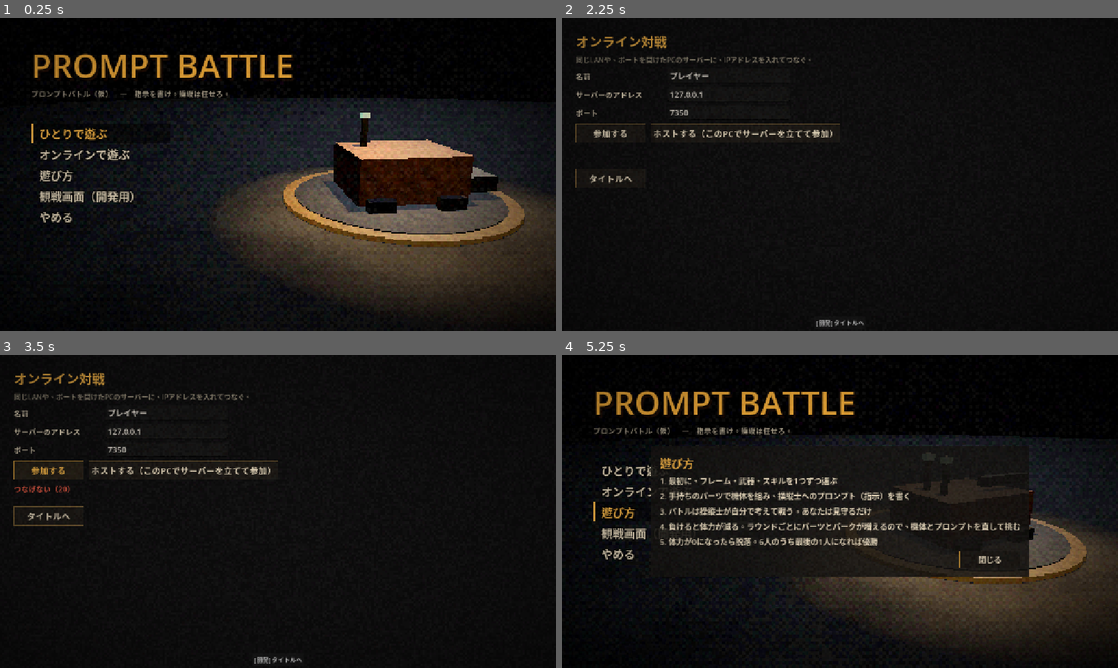
Above: before the commit, frames 1-4 (two rows, left to right).
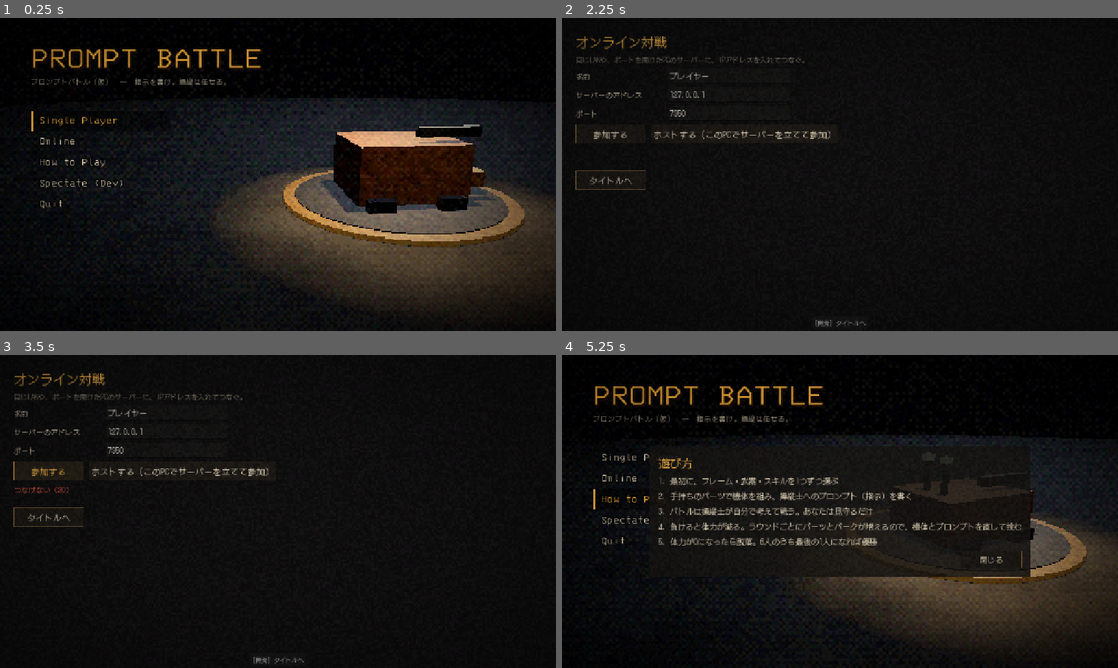
Above: after the commit, the same moments.

Repository: alhtgm/prompt-battle
Game: Godot game, scene res://view/main.tscn
The game is run twice, just before and just after one commit, with the same random seed, the same clock (stepped at 60 frames per second) and the same inputs.
Inputs:
- Up to frame 1 (0.25 s): no input
- Up to frame 2 (2.25 s): click "ひとりで遊ぶ" (after the commit: "Single Player") at 0.5 s; click "[開発] タイトルへ" at 1.25 s; click "オンラインで遊ぶ" (after the commit: "Online") at 2 s
- Up to frame 3 (3.5 s): click "参加する" at 2.75 s
- Up to frame 4 (5.25 s): click "ホストする（このPCでサーバーを立てて参加）" at 3.5 s; click "タイトルへ" at 4.25 s; click "遊び方" (after the commit: "How to Play") at 5 s

The runs differ from the first frame. In frame 1, 6.8% of the frame differs, in the area x 5-91%, y 10-66%; in frame 2, 1.9%; in frame 3, 2.1%; in frame 4, 7.3%, in the area x 5-85%, y 10-71%.

Commit message:
ui調整

Diff:
--- a/project.godot
+++ b/project.godot
@@ -18,3 +18,7 @@
 
 renderer/rendering_method="gl_compatibility"
 renderer/rendering_method.mobile="gl_compatibility"
+
+[gui]
+
+theme/custom_font="res://assets/fonts/DotGothic16-Regular.ttf"
--- a/view/draft/draft_screen.gd
+++ b/view/draft/draft_screen.gd
@@ -26,7 +26,7 @@
 	title.size_flags_horizontal = Control.SIZE_EXPAND_FILL
 	back_button = add_button("タイトルへ戻る", back_to_title, head)
 	back_button.size_flags_vertical = Control.SIZE_SHRINK_CENTER
-	add_label("フレーム・武器・スキルから1つずつ選ぶ。見出しに合わせるとその種類が開き、◀▶（←→キー）で真ん中に来たものが選ばれる。候補は全員同じ。", 15, COL_DIM)
+	add_label("フレーム・武器・スキルから1つずつ選ぶ（候補は全員同じ）", 15, COL_DIM)
 	var cols: Array[VBoxContainer] = add_columns(1.25)
 	var left: VBoxContainer = cols[0]
 	left.add_theme_constant_override("separation", 6)
@@ -57,6 +57,7 @@
 	build_preview.setup(main.data)
 	activate(GameData.KINDS[0], false)
 	_refresh()
+	add_key_guide([[["←", "→"], "選ぶ"], [["↑", "↓"], "種類"]])
 
 
 ## kind の段だけを開き、ほかは見出しの文字だけにする（animate なら少しずつ開閉する）
--- a/view/draft/loot_screen.gd
+++ b/view/draft/loot_screen.gd
@@ -46,7 +46,7 @@
 	var head := add_row()
 	head.alignment = BoxContainer.ALIGNMENT_CENTER
 	add_label("パークを1つ選ぶ", 20, COL_ACCENT, head).autowrap_mode = TextServer.AUTOWRAP_OFF
-	var hint: Label = add_label("試合の間ずっと効き、同じものは重なる。押して選び（1・2・3 キーでも）、決定で確定", 15, COL_DIM, head)
+	var hint: Label = add_label("試合の間ずっと効き、同じものは重なる", 15, COL_DIM, head)
 	hint.size_flags_vertical = Control.SIZE_SHRINK_CENTER
 	hint.autowrap_mode = TextServer.AUTOWRAP_OFF  # 横並びの中で折り返すと幅が0になり、縦書きのように伸びる
 	var perk_row := HBoxContainer.new()
@@ -76,6 +76,12 @@
 		for id: String in me().perks:
 			names.append(main.data.get_perk(id).name)
 		add_label("取ったパーク：" + "、".join(names), 15, COL_DIM).horizontal_alignment = HORIZONTAL_ALIGNMENT_CENTER
+	# パークのカードの番号キー（カードが3枚なら 1・2・3）
+	var keys: Array[String] = []
+	for i: int in perk_cards.size():
+		keys.append(str(i + 1))
+	if not keys.is_empty():
+		add_key_guide([[keys, "パークを選ぶ"]])
 	# 吹き出しは並びの外に置き、画面の並びに押されないようにする
 	tooltip = PartTooltip.new()
 	add_child(tooltip)
--- a/view/garage/garage_screen.gd
+++ b/view/garage/garage_screen.gd
@@ -8,6 +8,7 @@
 const FuseBar := preload("res://view/fuse_bar.gd")
 const PartCarousel := preload("res://view/draft/part_carousel.gd")
 const PartDetail := preload("res://view/draft/part_detail.gd")
+const SortieButton := preload("res://view/garage/sortie_button.gd")
 
 ## 押すとプロンプト欄に入る例（[ボタンの名前, プロンプト]）
 const PROMPT_EXAMPLES: Array = [
@@ -36,6 +37,8 @@
 ## 段を並べる場所（フレームを替えて枠の数が変わったら並べ直す）
 var _sections: VBoxContainer
 var _prompt: TextEdit
+## カーソルの点滅の時刻（打つたびに 0 に戻す）
+var _blink_t: float = 0.0
 var _counter: Label
 var _brain: Label
 var _slots: Label
@@ -78,9 +81,6 @@
 	var guide := HBoxContainer.new()
 	guide.add_theme_constant_override("separation", 12)
 	left.add_child(guide)
-	var how: Label = add_label("見出しで段を開き、◀▶（←→キー）で真ん中のものを付ける", 15, COL_DIM, guide)
-	how.autowrap_mode = TextServer.AUTOWRAP_OFF
-	how.size_flags_horizontal = Control.SIZE_EXPAND_FILL
 	for np: Variant in p.new_parts:
 		new_tags[np.uid] = "NEW"
 	_sections = VBoxContainer.new()
@@ -88,12 +88,13 @@
 	left.add_child(_sections)
 	_slots = add_label("", 15, COL_DIM, guide)
 	_slots.autowrap_mode = TextServer.AUTOWRAP_OFF
+	_slots.size_flags_horizontal = Control.SIZE_EXPAND_FILL
 
 	# 右：残り時間、プロンプト、出撃、体力の一覧
 	# 1画面に収めるため、説明は短くまとめ、エラーは出撃ボタンの横、体力は2列に並べる
 	_brain = add_label("", 15, COL_DIM, right)
 	add_label("操縦士へのプロンプト", 22, COL_ACCENT, right)
-	add_label("押すと例が入る。時間切れになると前の機体で出撃", 14, COL_DIM, right)
+	add_label("時間切れになると前の機体で出撃", 14, COL_DIM, right)
 	var examples := HFlowContainer.new()
 	examples.add_theme_constant_override("h_separation", 6)
 	examples.add_theme_constant_override("v_separation", 6)
@@ -104,18 +105,15 @@
 		b.tooltip_text = ex[1]
 		b.pressed.connect(set_prompt.bind(ex[1]))
 		examples.add_child(b)
-	_prompt = TextEdit.new()
-	_prompt.custom_minimum_size = Vector2(0, 80)
-	_prompt.wrap_mode = TextEdit.LINE_WRAPPING_BOUNDARY
-	_prompt.add_theme_font_size_override("font_size", 18)
-	_prompt.text = p.prompt
-	_prompt.text_changed.connect(_update_info)
-	right.add_child(_prompt)
+	right.add_child(_make_terminal(p.prompt))
 	# 出撃ボタン・文字数・エラーを1行に並べる
 	var go := HBoxContainer.new()
 	go.add_theme_constant_override("separation", 12)
 	right.add_child(go)
-	add_button("出撃", confirm, go)
+	var sortie := SortieButton.new()
+	sortie.text = "出撃"
+	sortie.pressed.connect(confirm)
+	go.add_child(sortie)
 	_counter = add_label("", 15, COL_DIM, go)
 	_counter.autowrap_mode = TextServer.AUTOWRAP_OFF
 	_counter.size_flags_vertical = Control.SIZE_SHRINK_CENTER
@@ -137,9 +135,14 @@
 	box.add_child(_stats)
 	_build_sections()  # 段の動きはプロンプト欄ができてから（↑↓←→の取り合いを判断するため）
 	_update_info()
+	# キーはプロンプト欄の外にいるときだけ効く
+	add_key_guide([[["←", "→"], "付ける"], [["↑", "↓"], "段"]])
 
 
 func _process(delta: float) -> void:
+	_blink_t += delta
+	if _prompt != null:
+		_prompt.queue_redraw()  # カーソルを点滅させる
 	if _brain != null and main.session != null:
 		fuse.update(session().phase_time_left, delta)
 		_brain.text = main.agents.brain_status_text()
@@ -387,6 +390,86 @@
 		get_viewport().set_input_as_handled()
 
 
+## プロンプト欄を端末のコマンド入力風に作る：黒い下地、先頭に「操縦士> 」、点滅する四角いカーソル
+func _make_terminal(text: String) -> PanelContainer:
+	var term := PanelContainer.new()
+	term.custom_minimum_size = Vector2(0, 80)
+	var bg := StyleBoxFlat.new()
+	bg.bg_color = Look.TERM_BG
+	bg.border_color = Look.TERM_BORDER
+	bg.set_border_width_all(1)
+	bg.set_content_margin_all(8)
+	term.add_theme_stylebox_override("panel", bg)
+	var row := HBoxContainer.new()
+	row.add_theme_constant_override("separation", 0)
+	term.add_child(row)
+	var head := Label.new()
+	head.text = "操縦士> "
+	head.size_flags_vertical = Control.SIZE_SHRINK_BEGIN
+	head.add_theme_font_size_override("font_size", Look.TERM_FONT)
+	head.add_theme_color_override("font_color", Look.TERM_PROMPT)
+	head.mouse_filter = Control.MOUSE_FILTER_PASS
+	var head_box := MarginContainer.new()
+	head_box.add_theme_constant_override("margin_top", Look.TERM_HEAD_DROP)
+	head_box.size_flags_vertical = Control.SIZE_SHRINK_BEGIN
+	head_box.mouse_filter = Control.MOUSE_FILTER_PASS
+	head_box.add_child(head)
+	row.add_child(head_box)
+	_prompt = TextEdit.new()
+	_prompt.size_flags_horizontal = Control.SIZE_EXPAND_FILL
+	_prompt.wrap_mode = TextEdit.LINE_WRAPPING_BOUNDARY
+	_prompt.add_theme_font_size_override("font_size", Look.TERM_FONT)
+	_prompt.add_theme_color_override("font_color", Look.TERM_TEXT)
+	_prompt.add_theme_color_override("caret_color", Color(0, 0, 0, 0))  # カーソルは _draw_caret() で描く
+	# 欄の下地と枠は外側（term）が持つので、入力そのものは透明にする。行の頭を「操縦士> 」の文字にそろえる
+	var none := StyleBoxEmpty.new()
+	for state: String in ["normal", "focus", "read_only"]:
+		_prompt.add_theme_stylebox_override(state, none)
+	_prompt.text = text
+	_prompt.text_changed.connect(_update_info)
+	# 書いている間は枠を明るくする
+	_prompt.focus_entered.connect(func() -> void: bg.border_color = Look.TERM_BORDER_FOCUS)
+	_prompt.focus_exited.connect(func() -> void: bg.border_color = Look.TERM_BORDER)
+	_prompt.draw.connect(_draw_caret)
+	# 打っている間や動かした直後はカーソルを点けたままにする
+	_prompt.caret_changed.connect(func() -> void: _blink_t = 0.0)
+	row.add_child(_prompt)
+	# 「操縦士> 」や余白を押しても書き始められるようにする
+	term.gui_input.connect(func(e: InputEvent) -> void:
+		if e is InputEventMouseButton and e.pressed and e.button_index == MOUSE_BUTTON_LEFT:
+			_prompt.grab_focus())
+	return term
+
+
+## 四角いカーソルを点滅させる。選んでいるときは入力の位置、選んでいないときは文の末尾に出す（端末の待ち受けのように）。
+## TextEdit 自身のカーソルは透明にしてあり、どちらの場合もここで描く（ウィンドウが前にないときも消えない）
+func _draw_caret() -> void:
+	if fmod(_blink_t, Look.TERM_BLINK_SEC * 2.0) >= Look.TERM_BLINK_SEC:
+		return
+	var line: int = _prompt.get_line_count() - 1
+	var col: int = _prompt.get_line(line).length()
+	if _prompt.has_focus():
+		line = _prompt.get_caret_line()
+		col = _prompt.get_caret_column()
+	var font: Font = _prompt.get_theme_font("font")
+	var fs: int = _prompt.get_theme_font_size("font_size")
+	var w: float = font.get_char_size("M".unicode_at(0), fs).x
+	var h: float = font.get_height(fs)
+	# カーソルは直前の字の右隣に置く（行の頭なら、その行の最初の字の左端）
+	var x: float = 0.0
+	var top: float = -1.0
+	if col > 0:
+		# get_rect_at_line_column(line, col) は、col の直前（col - 1 番目）の字の場所を返す
+		var r: Rect2i = _prompt.get_rect_at_line_column(line, col)
+		if r.position.x >= 0:
+			x = r.end.x
+			top = r.position.y + (r.size.y - h) * 0.5
+	if top < 0.0:
+		var p: Vector2i = _prompt.get_pos_at_line_column(line, 0)
+		top = maxf(0.0, p.y - h) if p.x >= 0 else 0.0
+	_prompt.draw_rect(Rect2(x, top, w, h), Look.TERM_CARET)
+
+
 ## 選んだ状態をまとめて決める（テストや「前の機体に戻す」用）
 func set_selection(frame: int, weapons: Array, skills: Array) -> void:
 	frame_uid = frame
--- /dev/null
+++ b/view/garage/sortie_button.gd
@@ -0,0 +1,46 @@
+# 出撃ボタン。黄と黒の斜めの警告ストライプ（導火線の縞と同じ「/」の向き）で、画面の中で一番目立たせる。
+# 縞は小さな絵を作ってタイル状に敷く。見た目だけの部品で、押したときの処理は画面が pressed につなぐ。値は view/look.gd。
+extends Button
+
+const Look := preload("res://view/look.gd")
+
+
+func _init() -> void:
+	texture_filter = CanvasItem.TEXTURE_FILTER_NEAREST
+	custom_minimum_size = Look.SORTIE_SIZE
+	add_theme_font_size_override("font_size", Look.SORTIE_FONT)
+	for state: String in ["font_color", "font_hover_color", "font_pressed_color", "font_focus_color", "font_hover_pressed_color"]:
+		add_theme_color_override(state, Look.SORTIE_TEXT)
+	add_theme_color_override("font_outline_color", Look.HAZARD_BLACK)
+	add_theme_constant_override("outline_size", Look.SORTIE_OUTLINE)
+	add_theme_stylebox_override("normal", _stripes(1.0))
+	add_theme_stylebox_override("hover", _stripes(Look.SORTIE_HOVER_LIGHT))
+	add_theme_stylebox_override("pressed", _stripes(Look.SORTIE_PRESSED_LIGHT))
+	add_theme_stylebox_override("hover_pressed", _stripes(Look.SORTIE_PRESSED_LIGHT))
+	add_theme_stylebox_override("disabled", _stripes(0.45))
+	# キーボードで合わせたときは、縞の上に明るい枠だけを重ねる
+	var focus := StyleBoxFlat.new()
+	focus.draw_center = false
+	focus.border_color = Look.UI_ACCENT.lightened(0.3)
+	focus.set_border_width_all(2)
+	add_theme_stylebox_override("focus", focus)
+
+
+## 縞の下地。light は明るさ（1.0 が基準。合わせると明るく、押すと暗く）
+static func _stripes(light: float) -> StyleBoxTexture:
+	var n: int = Look.HAZARD_STRIPE_PX * 2  # 黄と黒で1周期。タイルの縦横を周期と同じにすると、つなぎ目が出ない
+	var img := Image.create(n, n, false, Image.FORMAT_RGBA8)
+	var yellow: Color = Look.HAZARD_YELLOW * light
+	var black: Color = Look.HAZARD_BLACK * light
+	yellow.a = 1.0
+	black.a = 1.0
+	for y: int in n:
+		for x: int in n:
+			# x + y が同じ点は「/」の向きに並ぶ
+			img.set_pixel(x, y, yellow if (x + y) % n < Look.HAZARD_STRIPE_PX else black)
+	var s := StyleBoxTexture.new()
+	s.texture = ImageTexture.create_from_image(img)
+	s.axis_stretch_horizontal = StyleBoxTexture.AXIS_STRETCH_MODE_TILE
+	s.axis_stretch_vertical = StyleBoxTexture.AXIS_STRETCH_MODE_TILE
+	s.set_content_margin_all(6)
+	return s
--- /dev/null
+++ b/view/key_guide.gd
@@ -0,0 +1,54 @@
+# 画面下部の共通キーガイド。「[←][→] 選ぶ　[↑][↓] 種類」のように、キーの札と短い説明を横に並べる。
+# 見た目だけの部品で、キーの処理はしない（処理は各画面の _input などが行う）。色と大きさは view/look.gd。
+extends HBoxContainer
+
+const Look := preload("res://view/look.gd")
+
+
+func _init() -> void:
+	mouse_filter = Control.MOUSE_FILTER_IGNORE
+	add_theme_constant_override("separation", Look.KEY_GUIDE_GAP)
+
+
+## items は [[キーの文字, ...], 説明] の並び。例：[[["←", "→"], "選ぶ"], [["↑", "↓"], "種類"]]
+func set_items(items: Array) -> void:
+	for c: Node in get_children():
+		remove_child(c)
+		c.queue_free()
+	for item: Array in items:
+		var group := HBoxContainer.new()
+		group.mouse_filter = Control.MOUSE_FILTER_IGNORE
+		group.add_theme_constant_override("separation", 3)
+		add_child(group)
+		for key: String in item[0]:
+			group.add_child(_keycap(key))
+		var text := Label.new()
+		text.text = " " + String(item[1])
+		text.size_flags_vertical = Control.SIZE_SHRINK_CENTER
+		text.add_theme_font_size_override("font_size", Look.KEY_GUIDE_FONT)
+		text.add_theme_color_override("font_color", Look.KEY_GUIDE_TEXT)
+		group.add_child(text)
+
+
+## キー1つ分の札（細い枠で囲んだ文字）
+static func _keycap(key: String) -> PanelContainer:
+	var cap := PanelContainer.new()
+	cap.mouse_filter = Control.MOUSE_FILTER_IGNORE
+	cap.size_flags_vertical = Control.SIZE_SHRINK_CENTER
+	var s := StyleBoxFlat.new()
+	s.bg_color = Look.KEY_GUIDE_CAP_BG
+	s.border_color = Look.KEY_GUIDE_CAP_BORDER
+	s.set_border_width_all(1)
+	s.set_corner_radius_all(2)
+	s.content_margin_left = 6
+	s.content_margin_right = 6
+	s.content_margin_top = 0
+	s.content_margin_bottom = 1
+	cap.add_theme_stylebox_override("panel", s)
+	var l := Label.new()
+	l.text = key
+	l.horizontal_alignment = HORIZONTAL_ALIGNMENT_CENTER
+	l.add_theme_font_size_override("font_size", Look.KEY_GUIDE_FONT)
+	l.add_theme_color_override("font_color", Look.UI_TEXT)
+	cap.add_child(l)
+	return cap
--- a/view/look.gd
+++ b/view/look.gd
@@ -60,6 +60,46 @@
 const UI_BORDER := Color(0.42, 0.34, 0.2)
 const UI_TEXT := Color(0.88, 0.85, 0.78)
 const UI_ACCENT := Color(0.95, 0.72, 0.3)
+
+# ---- フォント ----
+## 全画面の文字（project.godot の gui/theme/custom_font と同じもの）
+const UI_FONT_PATH: String = "res://assets/fonts/DotGothic16-Regular.ttf"
+## タイトルの文字と、最初の画面のメニュー
+const TITLE_FONT_PATH: String = "res://assets/fonts/3270-Regular.ttf"
+
+# ---- 画面下部のキーガイド（view/key_guide.gd） ----
+## 文字の大きさ、項目の間、説明の文字の色、キーの札の下地と枠
+const KEY_GUIDE_FONT: int = 14
+const KEY_GUIDE_GAP: int = 22
+const KEY_GUIDE_TEXT := Color(0.62, 0.6, 0.55)
+const KEY_GUIDE_CAP_BG := Color(0.1, 0.09, 0.08)
+const KEY_GUIDE_CAP_BORDER := Color(0.42, 0.34, 0.2)
+
+# ---- 組み立て画面のプロンプト欄（端末のコマンド入力風） ----
+## 欄の下地と枠、先頭の「操縦士> 」の色、打った文字の色、カーソルの色と点滅の間隔（秒）
+const TERM_BG := Color(0.02, 0.025, 0.02)
+const TERM_BORDER := Color(0.42, 0.34, 0.2)
+const TERM_BORDER_FOCUS := Color(0.95, 0.72, 0.3)
+const TERM_PROMPT := Color(0.95, 0.72, 0.3)
+const TERM_TEXT := Color(0.88, 0.85, 0.78)
+const TERM_CARET := Color(0.95, 0.72, 0.3)
+const TERM_BLINK_SEC: float = 0.5
+const TERM_FONT: int = 18
+## 「操縦士> 」を、入力の1行目の文字の高さにそろえるための下げ幅（px）
+const TERM_HEAD_DROP: int = 2
+
+# ---- 出撃ボタン（view/garage/sortie_button.gd）：黄と黒の警告ストライプ ----
+const HAZARD_YELLOW := Color(0.98, 0.78, 0.1)
+const HAZARD_BLACK := Color(0.06, 0.05, 0.04)
+## 縞1本の太さ（絵の点の数）
+const HAZARD_STRIPE_PX: int = 8
+const SORTIE_SIZE := Vector2(200, 52)
+const SORTIE_FONT: int = 26
+const SORTIE_TEXT := Color(1.0, 0.98, 0.92)
+const SORTIE_OUTLINE: int = 10
+## 合わせたとき・押したときの明るさ（1.0 が基準）
+const SORTIE_HOVER_LIGHT: float = 1.15
+const SORTIE_PRESSED_LIGHT: float = 0.75
 
 # ---- タイトル画面（view/title/） ----
 ## タイトルの文字の色（鈍い金色）と、くすんだ影
--- a/view/main.gd
+++ b/view/main.gd
@@ -68,6 +68,7 @@
 ## すべての画面に使う見た目（暗い板、鈍い金色の枠、くすんだ文字）
 static func make_theme() -> Theme:
 	var t := Theme.new()
+	t.default_font = load(Look.UI_FONT_PATH)
 	t.default_font_size = 18
 	t.set_color("font_color", "Label", Look.UI_TEXT)
 	for cls: String in ["Button", "CheckBox"]:
--- a/view/results/round_result_screen.gd
+++ b/view/results/round_result_screen.gd
@@ -32,7 +32,7 @@
 	# 1画面に収めるため、体力バーと試合の一覧は行の間を詰めて並べる
 	add_label("体力", 20, COL_ACCENT)
 	_bar_list = VBoxContainer.new()
-	_bar_list.add_theme_constant_override("separation", 2)
+	_bar_list.add_theme_constant_override("separation", 1)  # フォントが DotGothic16 で行が少し高いので、1px に詰める
 	box.add_child(_bar_list)
 	_add_bars(h)
 	add_label("このラウンドの試合", 18, COL_DIM)
--- a/view/screen_base.gd
+++ b/view/screen_base.gd
@@ -4,11 +4,14 @@
 
 const UiText := preload("res://view/ui_text.gd")
 const Look := preload("res://view/look.gd")
+const KeyGuide := preload("res://view/key_guide.gd")
 
 const COL_TEXT := Look.UI_TEXT
 const COL_DIM := Color(0.55, 0.53, 0.48)
 const COL_ACCENT := Look.UI_ACCENT
 const COL_BAD := Color(0.95, 0.38, 0.3)
+## 画面の四辺の余白（下の余白にはキーガイドを置く）
+const MARGIN: int = 32
 
 ## view/main.gd（画面の切り替え役）
 var main: Node
@@ -18,7 +21,7 @@
 func _init() -> void:
 	set_anchors_preset(Control.PRESET_FULL_RECT)
 	for side: String in ["left", "right", "top", "bottom"]:
-		add_theme_constant_override("margin_" + side, 32)
+		add_theme_constant_override("margin_" + side, MARGIN)
 	# スクロールはしない。中身は画面（1280×720）に収まるように作る（tests/test_ui_flow.gd で確かめる）
 	box = VBoxContainer.new()
 	box.size_flags_horizontal = Control.SIZE_EXPAND_FILL
@@ -71,6 +74,21 @@
 	return row
 
 
+## 画面下部にキーガイドを置く。items の形は KeyGuide.set_items() と同じ。
+## 並び（box）には入れず、画面の下の余白の中に重ねるので、ほかの中身の場所を取らない
+func add_key_guide(items: Array) -> KeyGuide:
+	var guide := KeyGuide.new()
+	guide.top_level = true  # コンテナの並びから外す（位置は画面の下端に合わせる）
+	add_child(guide)
+	guide.set_anchors_and_offsets_preset(Control.PRESET_BOTTOM_WIDE)
+	guide.offset_left = MARGIN
+	guide.offset_right = -MARGIN
+	guide.offset_top = -MARGIN + 3
+	guide.offset_bottom = -3
+	guide.set_items(items)
+	return guide
+
+
 ## 通信対戦で操作を送ったあと、ほかの人を待っていることを伝える（ひとりで遊ぶときは何もしない）
 func show_waiting(label: Label, text: String = "決定しました。ほかのプレイヤーを待っています") -> void:
 	if session().is_online():
--- a/view/title/title_screen.gd
+++ b/view/title/title_screen.gd
@@ -28,6 +28,8 @@
 var title_label: Label
 ## メニューのボタン（上から順）
 var menu_buttons: Array[Button] = []
+## タイトルとメニューの文字（ほかの文字は全画面共通のフォント）
+var title_font: Font = load(Look.TITLE_FONT_PATH)
 var how_to_panel: PanelContainer
 ## 機体を載せ替えた回数
 var swaps: int = 0
@@ -53,6 +55,7 @@
 	_spacer(col, 56)
 
 	title_label = _label(col, "PROMPT BATTLE", 76, Look.TITLE_COLOR)
+	title_label.add_theme_font_override("font", title_font)
 	title_label.add_theme_color_override("font_outline_color", Color(0.05, 0.03, 0.02))
 	title_label.add_theme_constant_override("outline_size", 14)
 	title_label.add_theme_color_override("font_shadow_color", Look.TITLE_SHADOW)
@@ -70,11 +73,11 @@
 	menu.size_flags_horizontal = Control.SIZE_SHRINK_BEGIN
 	menu.add_theme_constant_override("separation", 2)
 	col.add_child(menu)
-	_menu_button(menu, "ひとりで遊ぶ", start)
-	_menu_button(menu, "オンラインで遊ぶ", open_online)
-	_menu_button(menu, "遊び方", toggle_how_to)
-	_menu_button(menu, "観戦画面（開発用）", open_debug_viewer)
-	_menu_button(menu, "やめる", quit_game)
+	_menu_button(menu, "Single Player", start)
+	_menu_button(menu, "Online", open_online)
+	_menu_button(menu, "How to Play", toggle_how_to)
+	_menu_button(menu, "Spectate (Dev)", open_debug_viewer)
+	_menu_button(menu, "Quit", quit_game)
 	# 下は空けておき、3Dの機体が見えるようにする
 	_add_how_to()
 	menu_buttons[0].call_deferred("grab_focus")
@@ -118,6 +121,7 @@
 	b.text = text
 	b.alignment = HORIZONTAL_ALIGNMENT_LEFT
 	b.custom_minimum_size = Vector2(320, 46)
+	b.add_theme_font_override("font", title_font)
 	b.add_theme_font_size_override("font_size", MENU_FONT_SIZE)
 	b.add_theme_color_override("font_color", Look.UI_TEXT)
 	b.add_theme_color_override("font_hover_color", Look.UI_ACCENT)
Not shown, added: assets/fonts/3270-LICENSE.txt
Binary file added: assets/fonts/3270-Regular.ttf
Not shown, added: assets/fonts/3270-Regular.ttf.import
Not shown, added: assets/fonts/DotGothic16-OFL.txt
Binary file added: assets/fonts/DotGothic16-Regular.ttf
Not shown, added: assets/fonts/DotGothic16-Regular.ttf.import
Not shown, added: view/arena/battle_hp_bar.gd.uid
Not shown, added: view/draft/build_preview.gd.uid
Not shown, added: view/draft/part_carousel.gd.uid
Not shown, added: view/draft/part_detail.gd.uid
Not shown, added: view/garage/sortie_button.gd.uid
Not shown, added: view/key_guide.gd.uid
(and 2 more such lines)
